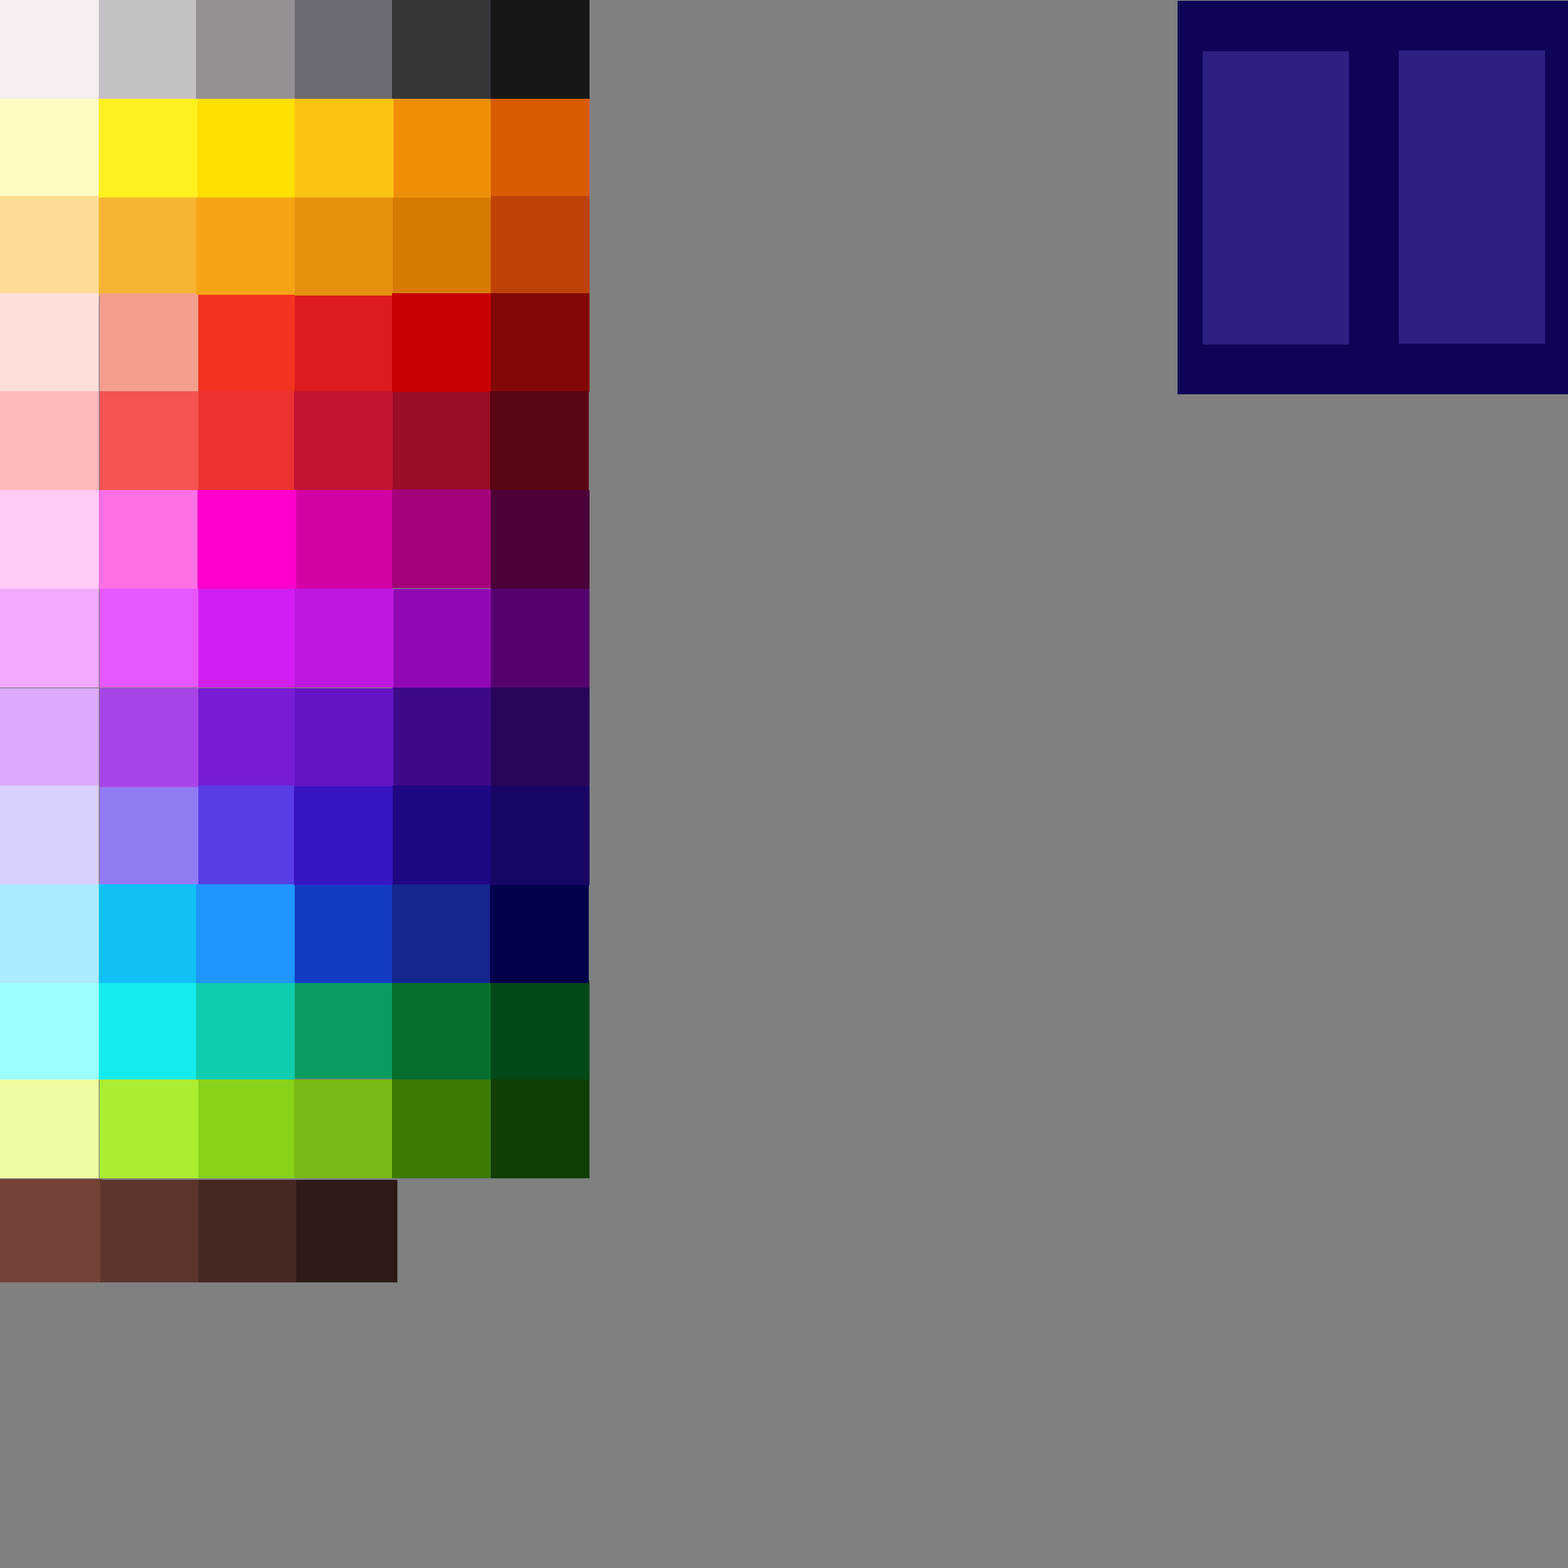
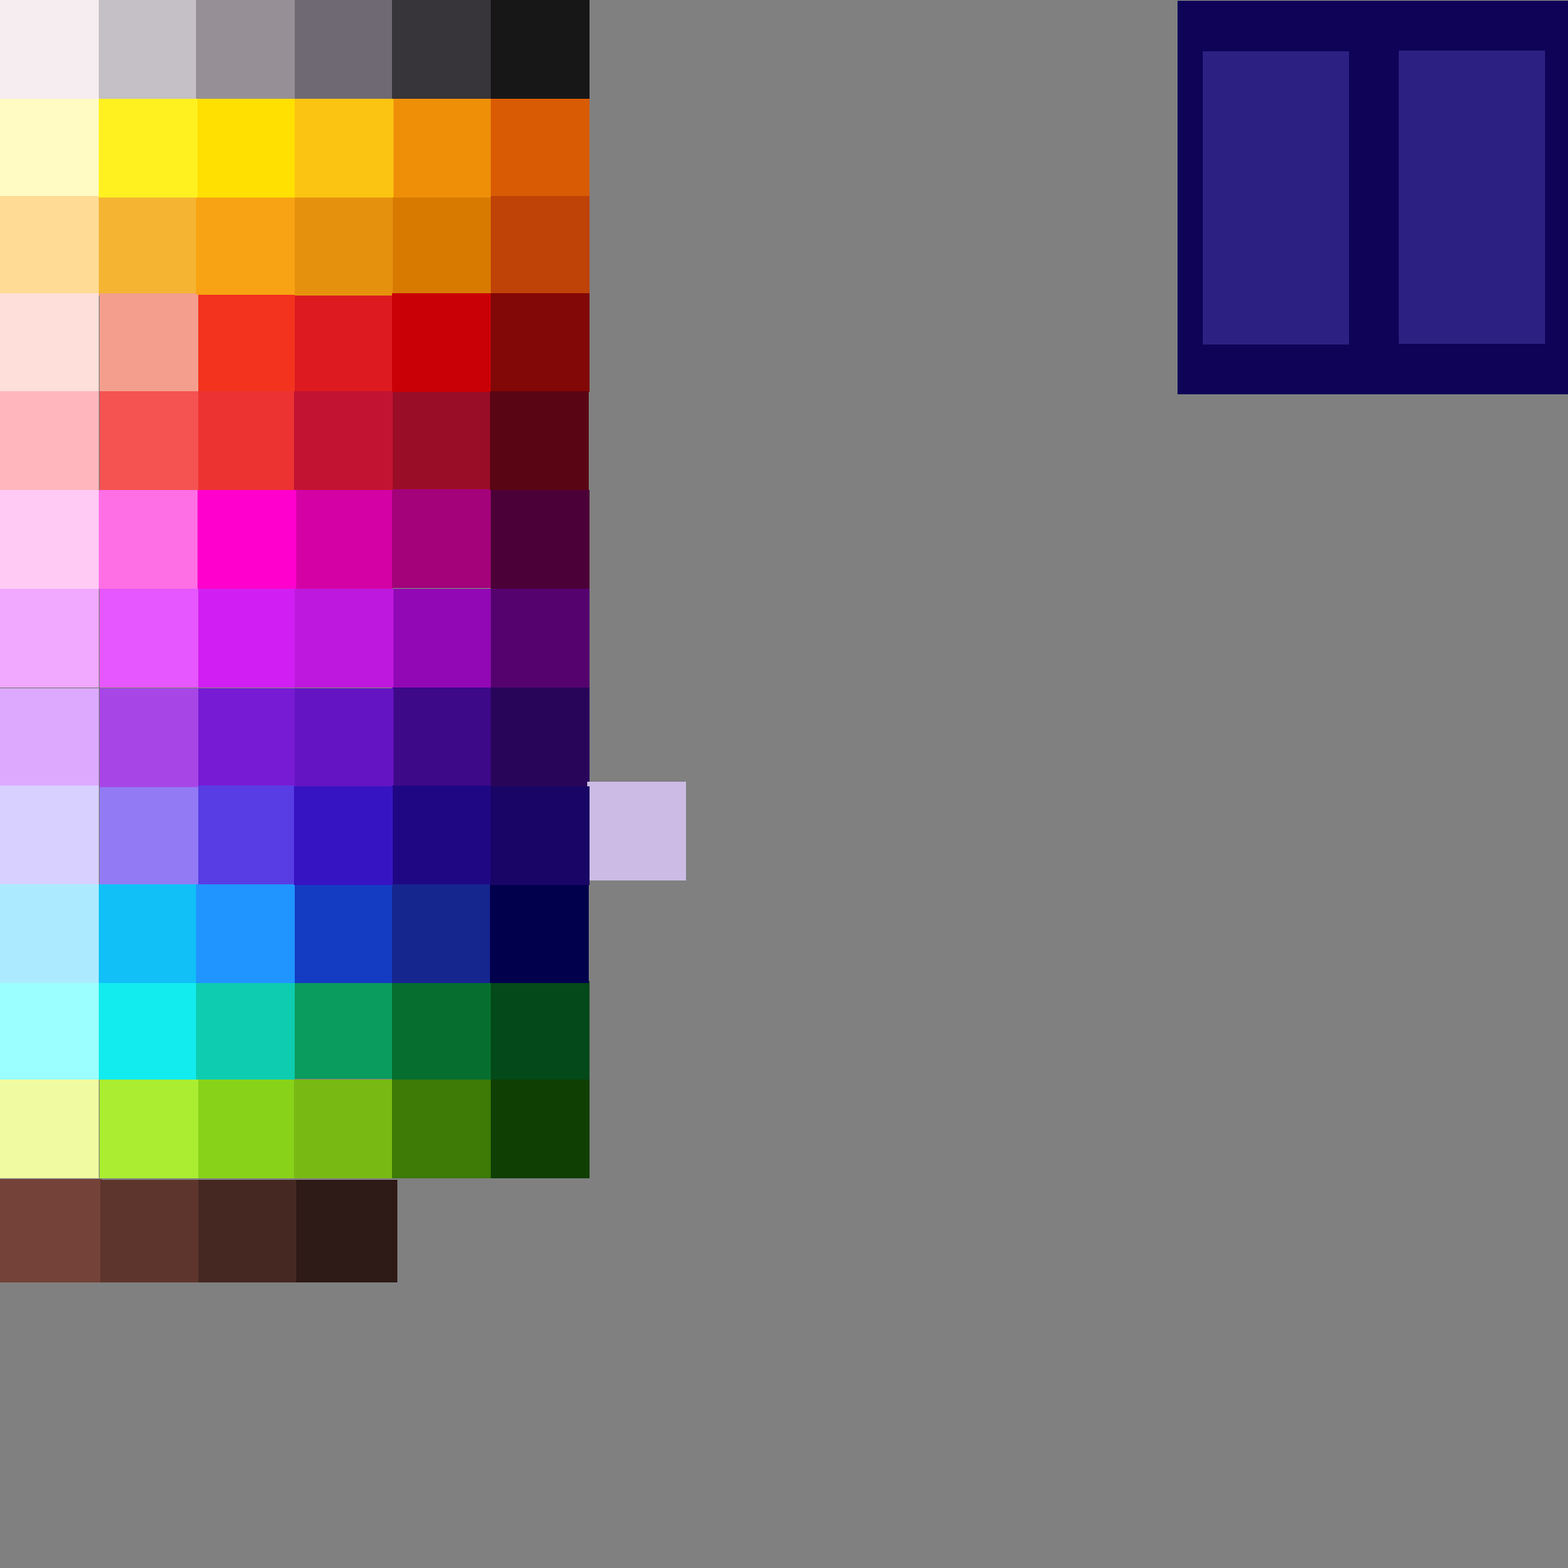
Layers edited between the first and the second 1568×1568 image:
added layer "Rectangle 1" (22nd of 77, in "Groupe 1" › "Groupe 2") in group "Groupe 2" over left=587, top=781, right=686, bottom=881